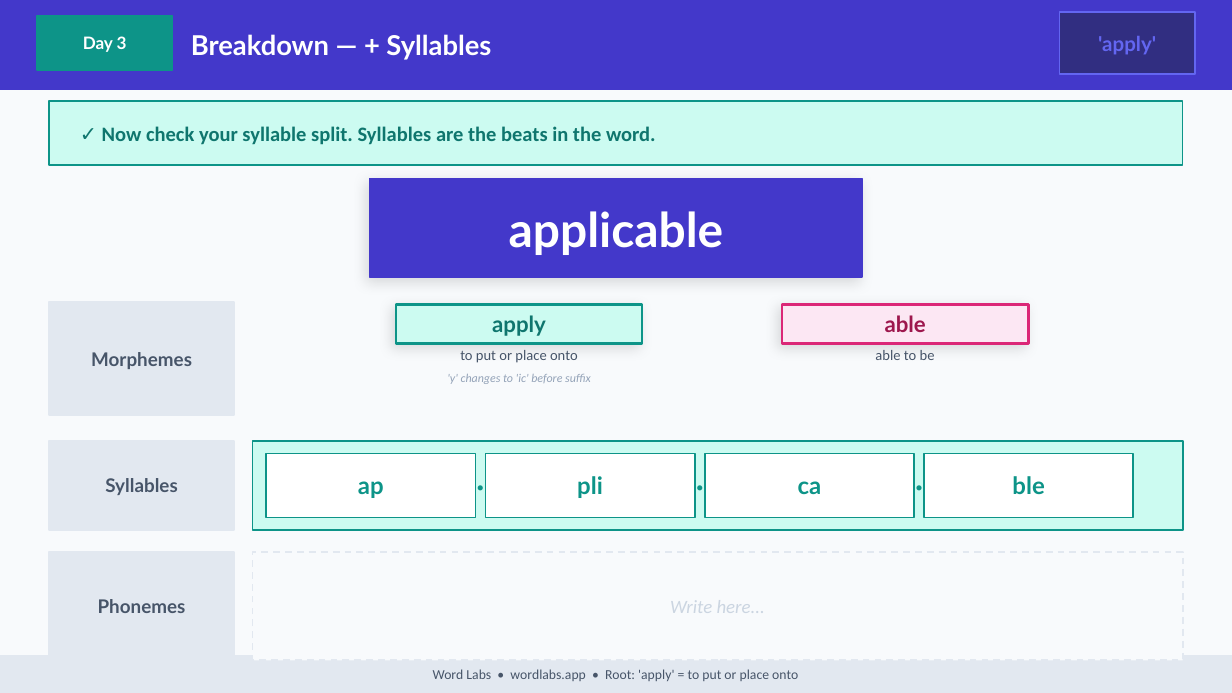
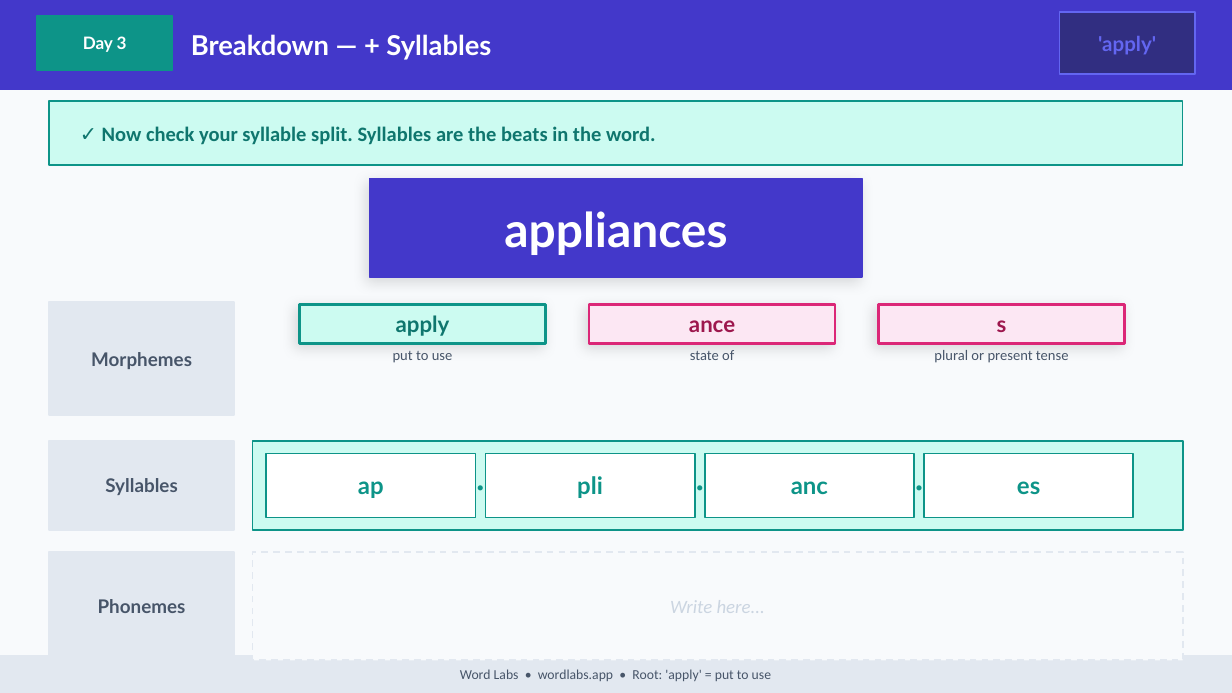
Before and after one commit to NickD135/morphology-builder, a slide deck: slide 34 of output/wordlabs-apply-3day.pptx (slide 30 before the commit). Drawn at 1232x693 pixels with LibreOffice and Linux fonts; fonts in the diff are those of the drawing. Boxes give left, top, right and bottom in pixels: in the first picture for what was removed or moved away, otherwise in the second. Text is boxed around its words. In the diff, an @@ line names an element or a change of style, - is before the commit and + after.

```diff
--- a/output/wordlabs-apply-3day.pptx
+++ b/output/wordlabs-apply-3day.pptx
@@ text at <box>504,211,727,255</box>: text changed @@
-applicable
+appliances
@@ text "apply": place and size @@
-text "apply" at <box>492,315,546,336</box>
+text "apply" at <box>396,315,450,336</box>
@@ rectangle: place and size @@
-rectangle at <box>395,304,642,344</box>
+rectangle at <box>299,304,546,344</box>
@@ rectangle added at <box>589,304,835,344</box>, fill #FCE7F3, outline #DB2777 1.5 pt @@
@@ text added at <box>689,320,735,332</box>, 13 pt, text #9D174D, bold @@
+ance
@@ rectangle: place and size @@
-rectangle at <box>782,304,1029,344</box>
+rectangle at <box>878,304,1125,344</box>
@@ text removed at <box>885,315,926,332</box> @@
-able
@@ text added at <box>997,320,1007,332</box>, 13 pt, text #9D174D, bold @@
+s
@@ text added at <box>393,351,453,362</box>, 8.5 pt, text #475569 @@
+put to use
@@ text removed at <box>460,350,578,363</box> @@
-to put or place onto
@@ text added at <box>690,350,734,360</box>, 8.5 pt, text #475569 @@
+state of
@@ text removed at <box>875,350,935,360</box> @@
-able to be
@@ text added at <box>934,350,1069,362</box>, 8.5 pt, text #475569 @@
+plural or present tense
@@ text removed at <box>447,374,591,384</box> @@
-'y' changes to 'ic' before suffix
@@ text at <box>791,481,828,494</box>: text changed @@
-ca
+anc
@@ text at <box>1017,481,1040,495</box>: text changed @@
-ble
+es
@@ text at <box>460,669,771,681</box>: text changed @@
-Word Labs • wordlabs.app • Root: 'apply' = to put or place onto
+Word Labs • wordlabs.app • Root: 'apply' = put to use
```
Also in this commit, not shown: 34 other slides changed, 4 other files.
